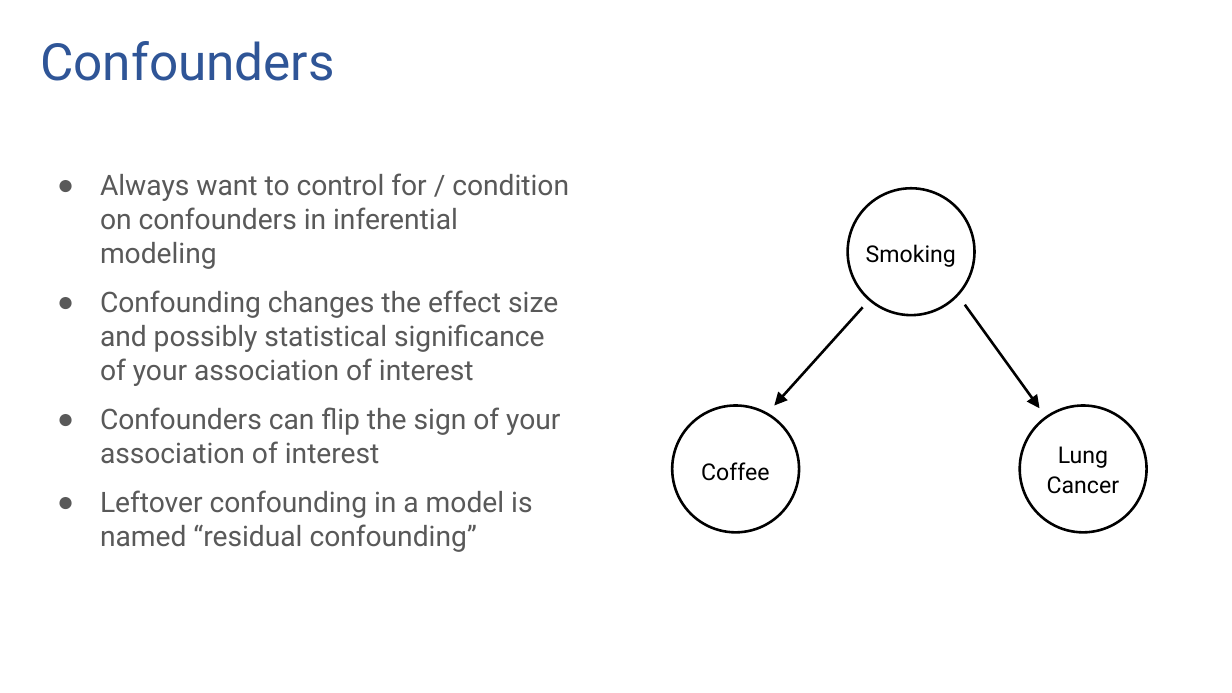
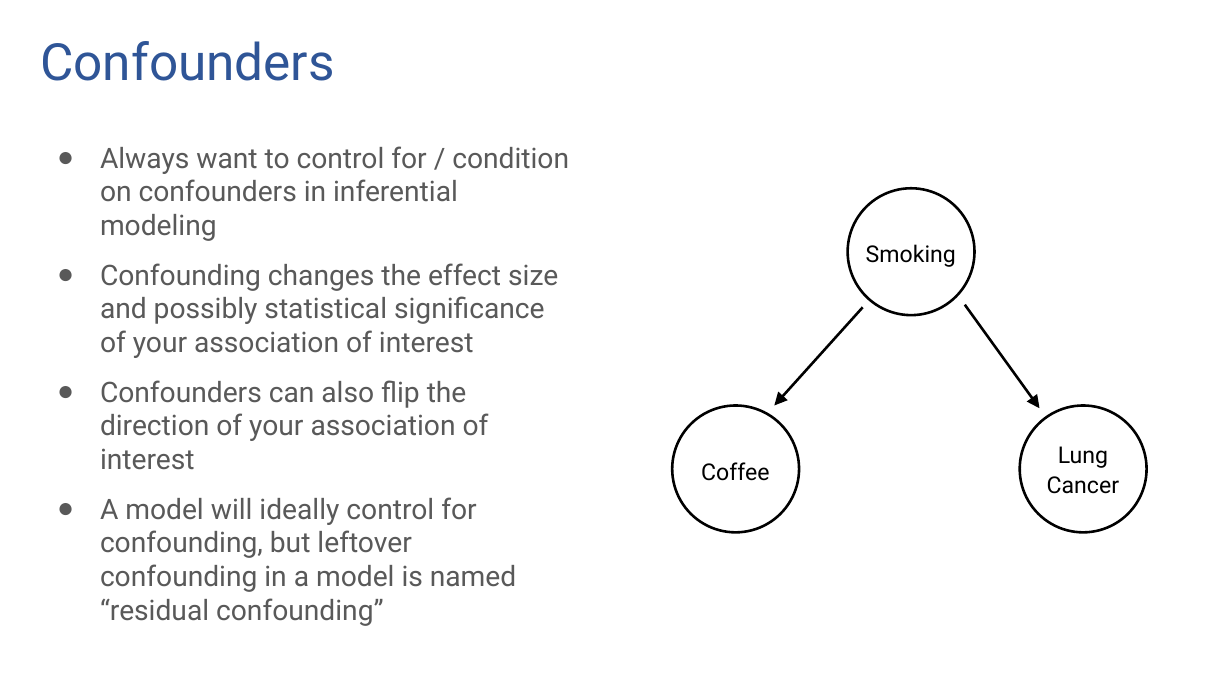
Before and after one commit to ronikobrosly/scipy_2022_causal_inference_tutorial, a slide deck: slide 30 of slides/tutorial_slides.pptx. Drawn at 1232x693 pixels with LibreOffice and Linux fonts; fonts in the diff are those of the drawing. Boxes give left, top, right and bottom in pixels: in the first picture for what was removed or moved away, otherwise in the second. Text is boxed around its words. In the diff, an @@ line names an element or a change of style, - is before the commit and + after.

```diff
--- a/slides/tutorial_slides.pptx
+++ b/slides/tutorial_slides.pptx
@@ text "Always want to control for ...": place and size @@
-text "Always want to control for ..." at (100, 173, 569, 552)
+text "Always want to control for ..." at (100, 146, 569, 626)
@@ text at (100, 380, 516, 626): text changed @@
-● Confounders can flip the sign of your association of interest
-● Leftover confounding in a model is named “residual confounding”
+● Confounders can also flip the direction of your association of interest
+● A model will ideally control for confounding, but leftover confounding in a model is named “residual confounding”
```
Also in this commit, not shown: 15 other slides changed, 6 slides added, 24 slides removed, 1 other file.
